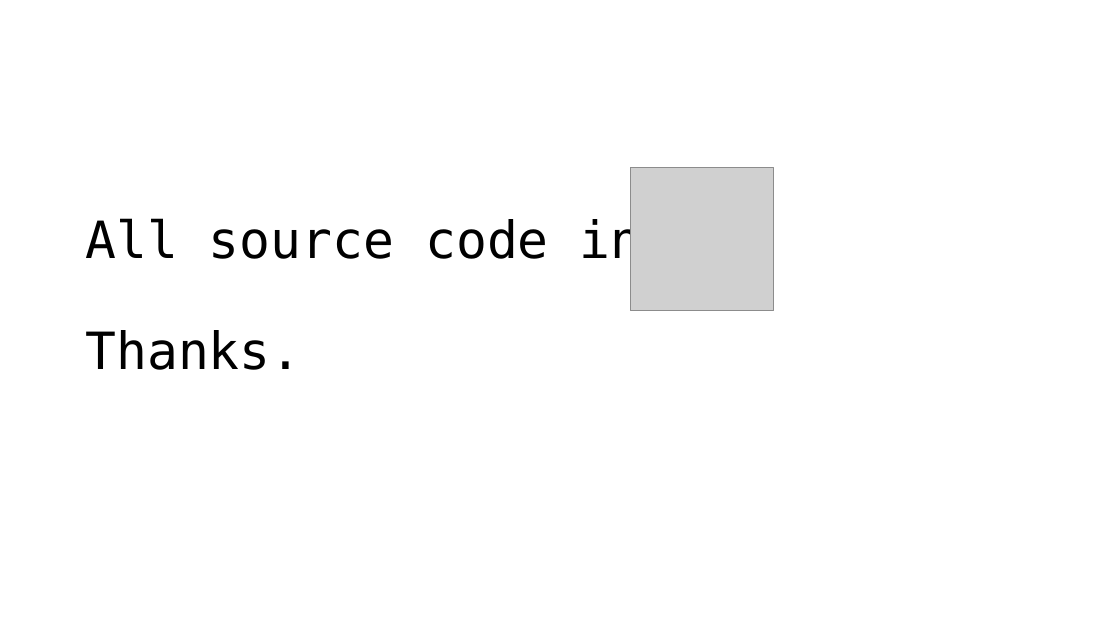
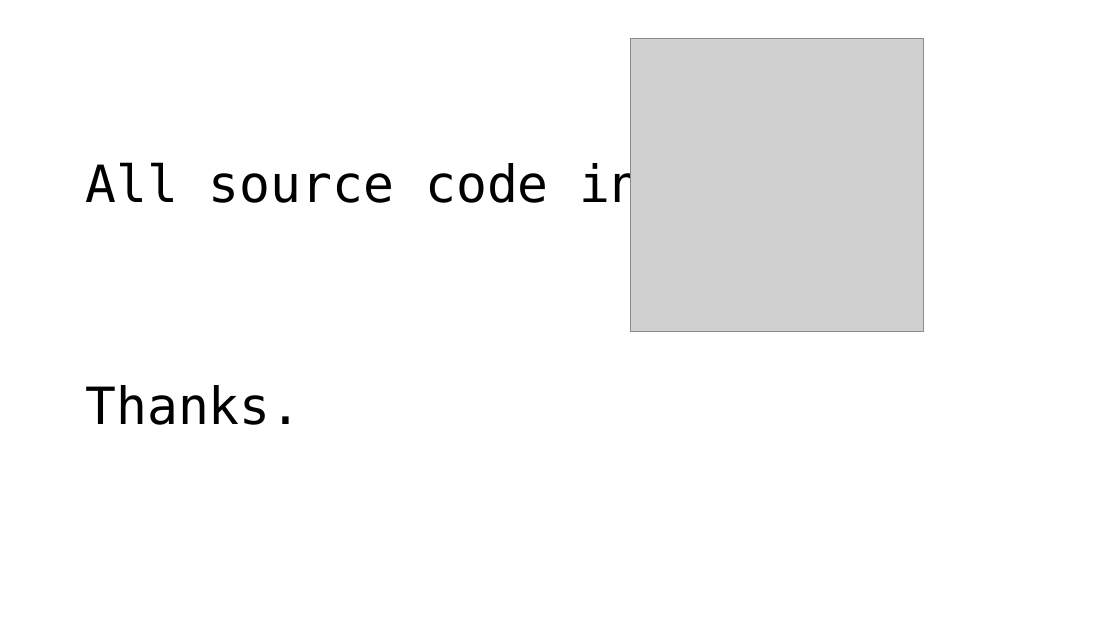
Before and after one commit to OEmiliatanO/CSE_data_mining, a slide deck: slide 43 of final/ppt/第八組.pptx. Drawn at 1120x630 pixels with LibreOffice and Linux fonts; fonts in the diff are those of the drawing; grey boxes stand for pictures. Boxes give left, top, right and bottom in pixels: in the first picture for what was removed or moved away, otherwise in the second. Text is boxed around its words. In the diff, an @@ line names an element or a change of style, - is before the commit and + after.

Commit message:
update ppt

```diff
--- a/final/ppt/第八組.pptx
+++ b/final/ppt/第八組.pptx
@@ title "All source code in Thanks." rewrapped from <box>85,217,642,370</box> to <box>85,161,642,425</box> @@
@@ picture: place and size @@
-picture at <box>630,167,774,311</box>
+picture at <box>631,39,924,332</box>
```
